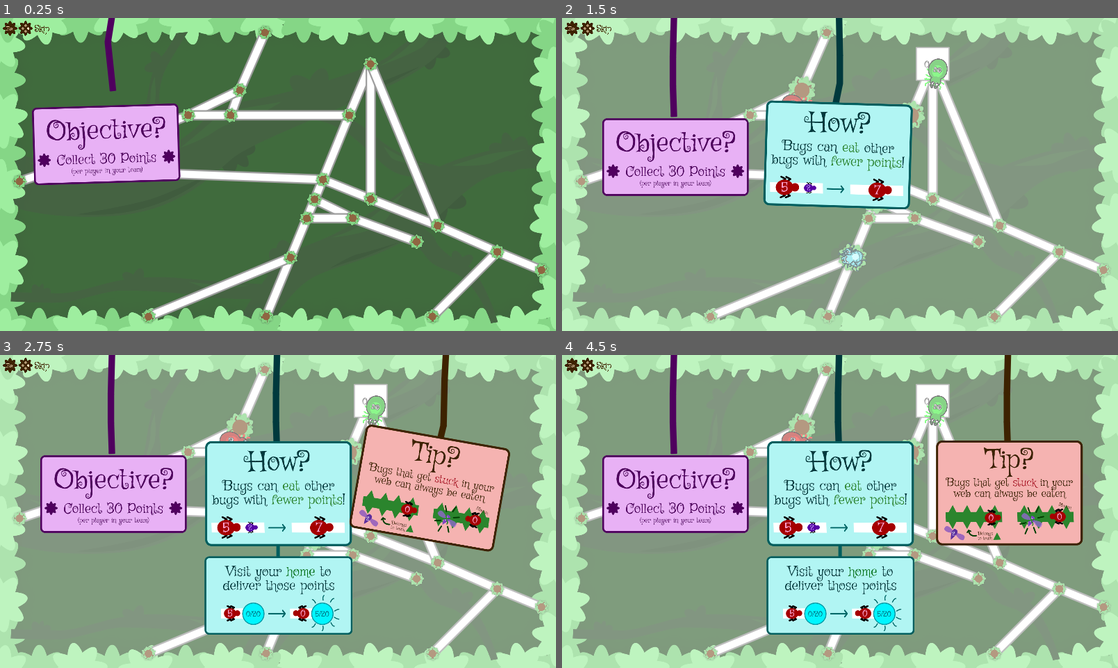
Above: before the commit, frames 1-4 (two rows, left to right).
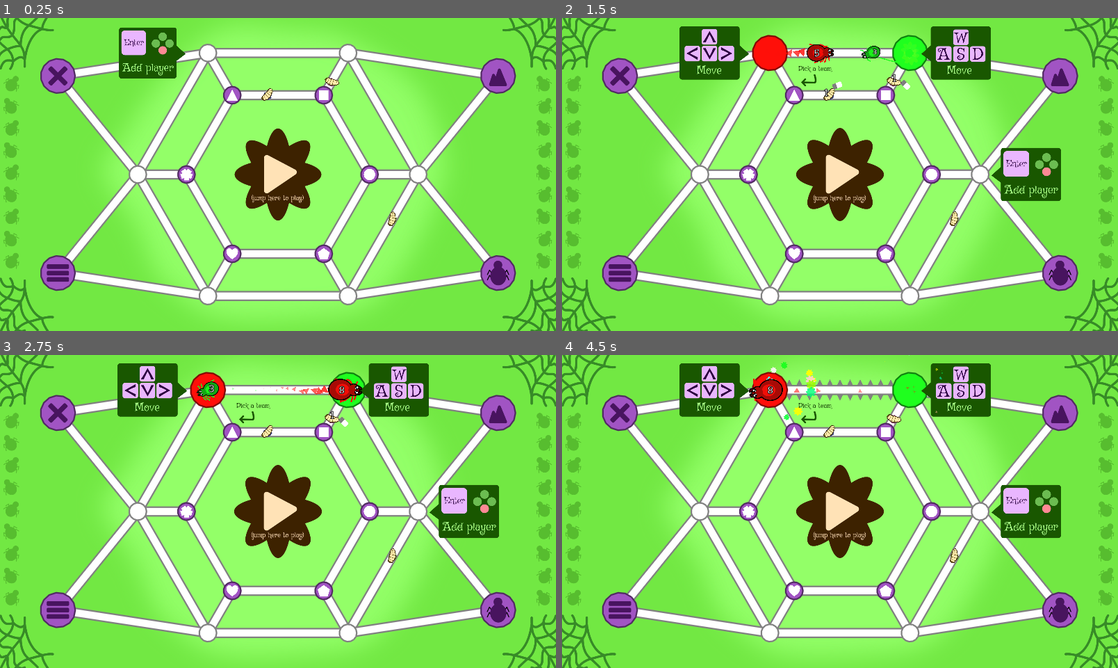
Above: after the commit, the same moments.

Repository: Pandaqi/Windowsilk
Game: Godot game, scene res://Menu.tscn
Same seed, same stepped clock (60 frames per second), same inputs: the game is played once before the commit and once after it. Before the commit the project starts from res://Main.tscn. Sound files missing from this copy of the repository are replaced by a short silence.
Inputs:
- Up to frame 1 (0.25 s): no input
- Up to frame 2 (1.5 s): tap Enter (add_keyboard_player) at 0.5, 0.6 s; hold Right 0.53-1.28 s; hold Down from 1.28 s (still down); tap T at 1.35 s
- Up to frame 3 (2.75 s): release Down at 2.03 s; hold Right from 2.03 s (still down); tap K at 2.1 s
- Up to frame 4 (4.5 s): release Right at 2.78 s; hold Up (ui_up) 2.78-3.53 s; tap J at 2.85 s; tap Space (unpause) at 3.5 s; hold Left from 3.53 s (still down); tap H at 3.6 s; tap U at 4.35 s

The runs differ from the first frame. In frame 1, 99% of the frame differs, in the area x 0-100%, y 0-100%; in frame 2, 98%; in frame 3, 99%; in frame 4, 99%.

Commit message:
Crucial fix for home base crash on non-standard team configurations
Long story short: if players picked teams that were NOT the same as their player number, the whole system for placing home bases would crash. Silly mistake on my part.

Diff:
--- a/Main.tscn
+++ b/Main.tscn
@@ -71,7 +71,6 @@
 
 [node name="Arena" type="Node2D" parent="."]
 script = ExtResource( 6 )
-debug_arena = "forestkill"
 
 [node name="Web" parent="." instance=ExtResource( 1 )]
 
--- a/project.godot
+++ b/project.godot
@@ -11,7 +11,7 @@
 [application]
 
 config/name="Windowsilk"
-run/main_scene="res://Main.tscn"
+run/main_scene="res://Menu.tscn"
 config/icon="res://assets/marketing/favicon.png"
 config/macos_native_icon="res://assets/marketing/favicon.icns"
 config/windows_native_icon="res://assets/marketing/favicon.ico"
--- a/scripts/main.gd
+++ b/scripts/main.gd
@@ -69,6 +69,8 @@
 	var winning_teams = []
 
 	for b in all_bases:
+		if not b: continue
+
 		var its_our_home = (b == home_base)
 		if its_our_home: continue
 
--- a/scripts/player_modules/module_mover.gd
+++ b/scripts/player_modules/module_mover.gd
@@ -116,10 +116,6 @@
 	if edge.m.entities.is_on_me(body): return false
 
 	var closest_point = edge.m.body.get_closest_point(body)
-
-	# DEBUGGING: this might mess with us
-	#if (body.position - closest_point.position).length() > 5.0: return false
-
 	body.m.tracker.arrived_on_point(closest_point)
 	return true
 
--- a/scripts/players.gd
+++ b/scripts/players.gd
@@ -7,6 +7,7 @@
 
 func prepare():
 	var num_players = GlobalInput.get_player_count()
+	players = []
 	for i in range(num_players):
 		create_player(i)
 
@@ -50,6 +51,18 @@
 
 	return best
 
+func get_teams_in_play():
+	var data = GlobalDict.player_data
+	var teams = []
+	for d in data:
+		if not d.active: continue
+
+		var team_num = d.team
+		if team_num in teams: continue
+		teams.append(team_num)
+
+	return teams
+
 func get_teams_left():
 	var teams_left = []
 	for p in players:
--- a/scripts/web.gd
+++ b/scripts/web.gd
@@ -7,6 +7,7 @@
 onready var overlay = $Overlay
 
 onready var main_node = get_node("/root/Main")
+onready var players = get_node("/root/Main/Players")
 
 const EDGE_MARGIN : float = 50.0
 const BOUND_THICKNESS : float = 64.0
@@ -88,6 +89,11 @@
 	#var start_pos = get_random_inner_pos(params)
 	#points.create_at(start_pos)
 
+	var teams_in_play = players.get_teams_in_play()
+
+	home_bases = []
+	home_bases.resize(6)
+
 	# shoot the actual web
 	var num_debug_frames = 1
 	var total_edge_length : float = 0.0
@@ -125,9 +131,10 @@
 		if nothing_happened: continue
 
 		var from_point_created = res.from.point
-		var create_home_base = (counter < GlobalInput.get_player_count())
+		var create_home_base = teams_in_play.size() > 0
 		if create_home_base:
-			home_bases.append(from_point_created)
+			var team = teams_in_play.pop_front()
+			home_bases[team] = from_point_created
 
 		total_edge_length += res.new_edge.m.body.get_length()
 		counter += 1
@@ -142,6 +149,8 @@
 
 	for i in range(home_bases.size()):
 		var b = home_bases[i]
+		if not b: continue
+
 		var from_pos = b.position
 
 		while b.m.edges.count() < min_edges:
@@ -181,10 +190,10 @@
 	main_node.web_loading_done()
 
 func assign_home_bases():
-	var counter = 0
-	for b in home_bases:
-		b.m.status.convert_to_home_base(counter)
-		counter += 1
+	for i in range(home_bases.size()):
+		var b = home_bases[i]
+		if not b: continue
+		b.m.status.convert_to_home_base(i)
 
 func load_default_web():
 	edges.shoot(corners[0], corners[2] - corners[0])
Not shown, changed: non_game/deliverables/HTML5/index.html
Not shown, changed: non_game/deliverables/HTML5/index.pck
Not shown, added: non_game/deliverables/linux/Windowsilk.pck
Not shown, added: non_game/deliverables/linux/Windowsilk.x86_64
Not shown, added: non_game/deliverables/mac/Windowsilk.zip
Not shown, added: non_game/deliverables/windows/Windowsilk.exe
Not shown, added: non_game/deliverables/windows/Windowsilk.pck
